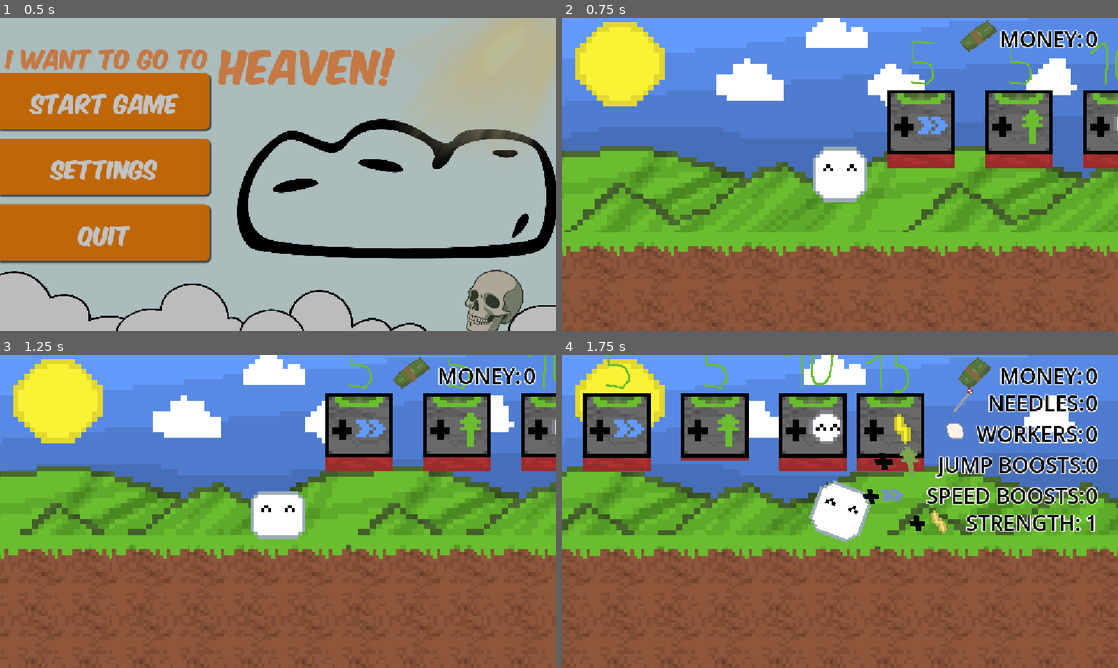
Above: before the commit, frames 1-4 (two rows, left to right).
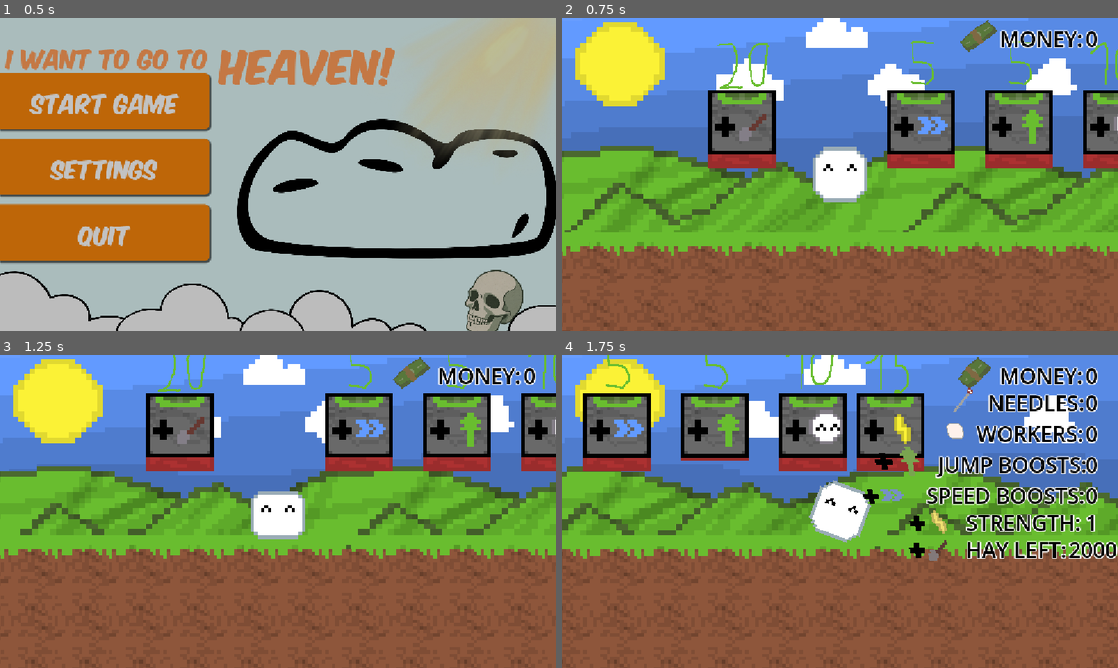
Above: after the commit, the same moments.

Repository: leolevd/Haven-Lisbon-2026
Game: Godot game, scene res://mais_screen.tscn
Same seed, same stepped clock (60 frames per second), same inputs: the game is played once before the commit and once after it.
Inputs (mouse positions are in pixels of both pictures, inside the frame that each line leads up to):
- Up to frame 1 (0.5 s): no input
- Up to frame 2 (0.75 s): click "Start game" at 0.5 s
- Up to frame 3 (1.25 s): no input
- Up to frame 4 (1.75 s): move the mouse to (962, 495) at 1.27 s; hold D (right) from 1.28 s (still down); hold Shift (showstats) from 1.28 s (still down); tap W (jump) at 1.52 s

Frame 1 is identical in both runs. In frame 2, 3.3% of the frame differs, in the area x 26-39%, y 8-48%; in frame 3, 3.2%; in frame 4, 1.2%.

Commit message:
meowww

Diff:
--- a/haystack.gd
+++ b/haystack.gd
@@ -2,8 +2,7 @@
 @onready var player: CharacterBody2D = get_tree().get_first_node_in_group("player")
 const LILHELPER = preload("res://lilhelper.tscn")
 const GOLDEN_NEEDLE = preload("res://golden_needle.tscn")
-
-var hayleft = 500
+var hayleft = 2000
 var clonesthere = 0
 var timer = 0
 var minx = -16
@@ -24,7 +23,7 @@
 			player.money += 10
 			player.needles += 1
 
-	var state = max((6 if hayleft <= 0 else ((hayleft / (500/7)) - 6) * -1), 0)
+	var state = max((6 if hayleft <= 0 else ((hayleft / (2000/7)) - 6) * -1), 0)
 	$Sprite2D.frame = state
 
 	if state == 2:
--- a/main.tscn
+++ b/main.tscn
@@ -377,3 +377,8 @@
 position = Vector2(7, 6)
 type = 3
 haystack = NodePath("../haystack")
+
+[node name="upgrade5" parent="." unique_id=1558496671 node_paths=PackedStringArray("haystack") instance=ExtResource("11_efxa6")]
+position = Vector2(-127, 6)
+type = 4
+haystack = NodePath("../haystack")
--- a/player.gd
+++ b/player.gd
@@ -41,6 +41,7 @@
 		$CanvasLayer/HUD/Everything_else/speed_boosts/Label2.text = str(speed_boosts)
 		$CanvasLayer/HUD/Everything_else/needles/Label2.text = str(needles)
 		$CanvasLayer/HUD/Everything_else/strength_boosts/Label2.text = str(haystack.strength)
+		$CanvasLayer/HUD/Everything_else/hay_left/Label2.text = str(haystack.hayleft)
 	# Add the gravity.
 	if not is_on_floor():
 		velocity += Vector2(0, GRAVITY) * delta
--- a/player.tscn
+++ b/player.tscn
@@ -264,7 +264,7 @@
 position = Vector2(634, 67)
 scale = Vector2(5.9999995, 5.9999995)
 texture = ExtResource("6_1jxqw")
-hframes = 4
+hframes = 5
 frame = 1
 
 [node name="speed_boosts" type="Control" parent="CanvasLayer/HUD/Everything_else" unique_id=1980706541]
@@ -297,7 +297,7 @@
 position = Vector2(602, 70.99999)
 scale = Vector2(5.3125, 5.3125)
 texture = ExtResource("6_1jxqw")
-hframes = 4
+hframes = 5
 frame = 2
 
 [node name="strength_boosts" type="Control" parent="CanvasLayer/HUD/Everything_else" unique_id=1669621731]
@@ -330,5 +330,38 @@
 position = Vector2(698, 71)
 scale = Vector2(5.3125, 5.3125)
 texture = ExtResource("6_1jxqw")
-hframes = 4
+hframes = 5
 frame = 3
+
+[node name="hay_left" type="Control" parent="CanvasLayer/HUD/Everything_else" unique_id=1571347249]
+anchors_preset = 0
+offset_top = 360.0
+offset_right = 40.0
+offset_bottom = 400.0
+
+[node name="Label" type="Label" parent="CanvasLayer/HUD/Everything_else/hay_left" unique_id=660810523]
+layout_mode = 0
+offset_left = 757.0
+offset_top = 12.0
+offset_right = 1000.0
+offset_bottom = 135.0
+text = "HAY LEFT:"
+label_settings = SubResource("LabelSettings_onrkg")
+
+[node name="Label2" type="Label" parent="CanvasLayer/HUD/Everything_else/hay_left" unique_id=1730517934]
+layout_mode = 0
+offset_left = 970.0
+offset_top = 12.0
+offset_right = 1116.0
+offset_bottom = 191.0
+text = "0
+"
+label_settings = SubResource("LabelSettings_tsws6")
+
+[node name="Sprite2D2" type="Sprite2D" parent="CanvasLayer/HUD/Everything_else/hay_left" unique_id=813650786]
+material = SubResource("ShaderMaterial_tsws6")
+position = Vector2(698, 71)
+scale = Vector2(5.3125, 5.3125)
+texture = ExtResource("6_1jxqw")
+hframes = 5
+frame = 4
--- a/upgrade.gd
+++ b/upgrade.gd
@@ -1,5 +1,5 @@
 extends StaticBody2D
-@export_enum("Clones", "Jump", "Speed", "Strength") var type = 0
+@export_enum("Clones", "Jump", "Speed", "Strength", "Instant_hay") var type = 0
 @export var haystack: Node2D = null
 var cost_speed = 5
 var cost_jump = 5
@@ -16,6 +16,8 @@
 			num.frame = 0
 		3:
 			num.frame = 7
+		4:
+			num.frame = 8
 
 
 func _on_area_2d_body_entered(body: Node2D) -> void:
@@ -73,3 +75,7 @@
 								num.frame = 8
 							25:
 								num.frame = 9
+			4:
+				if body.money >= 20 and haystack:
+					haystack.hayleft -= 100
+					body.money -= 20
--- a/upgrade.tscn
+++ b/upgrade.tscn
@@ -67,7 +67,7 @@
 
 [node name="Sprite2D2" type="Sprite2D" parent="." unique_id=760493902]
 texture = ExtResource("3_hj5gr")
-hframes = 4
+hframes = 5
 
 [node name="CollisionShape2D" type="CollisionShape2D" parent="." unique_id=1881132333]
 position = Vector2(0, -6.5)
Binary file changed: haven-upgrade-types.png
